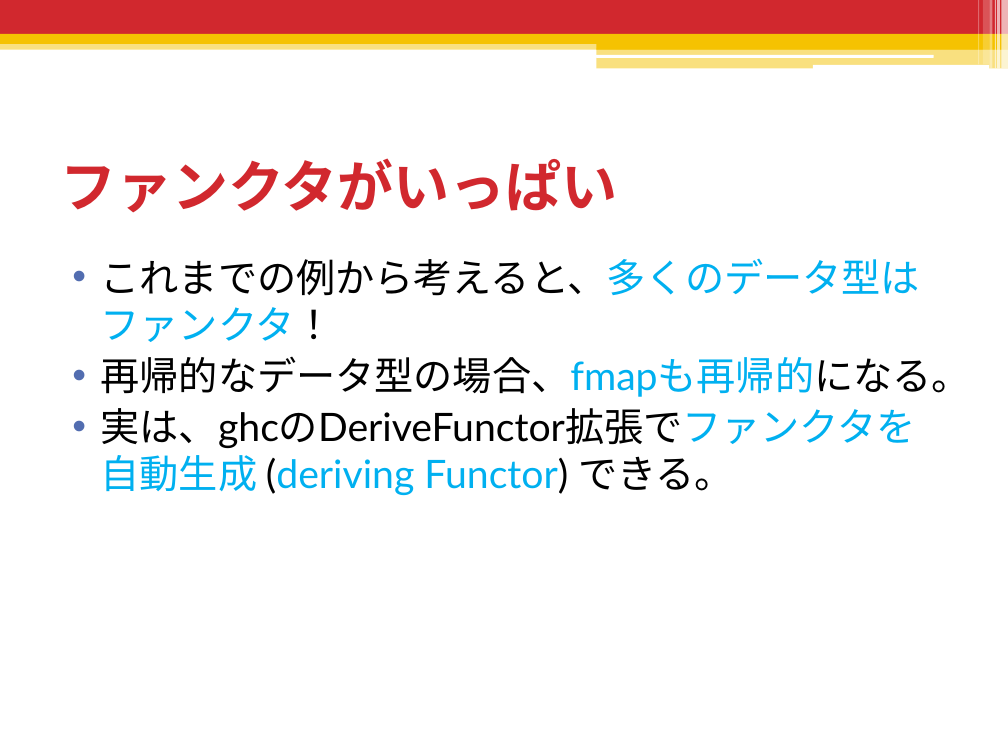
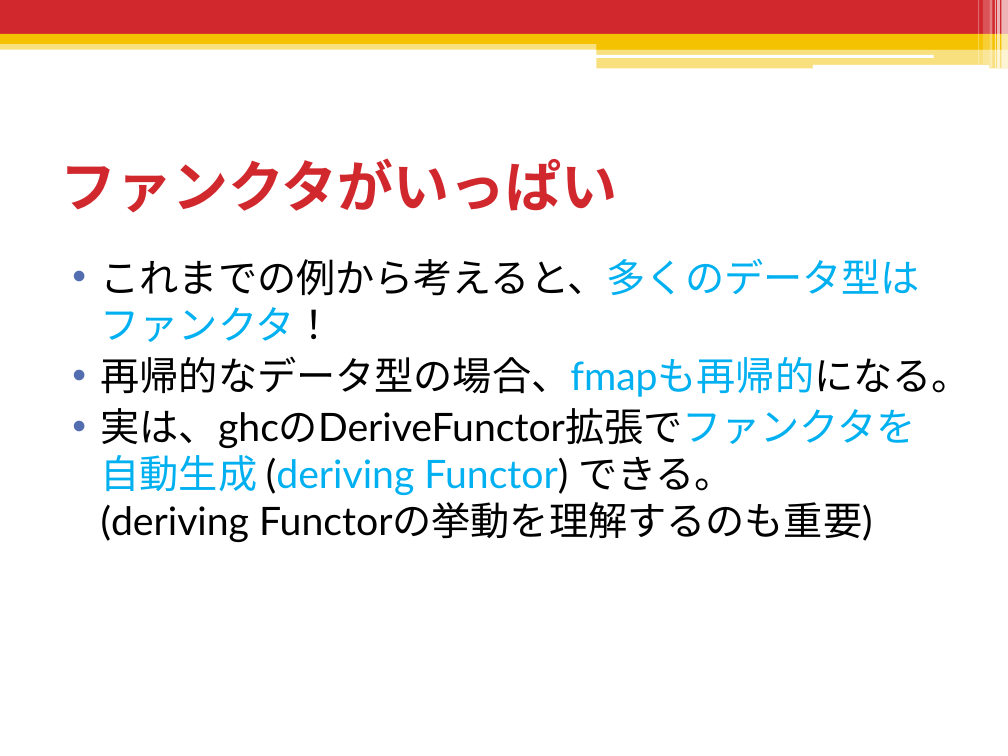
Before and after one commit to shiatsumat/HaskellLecture, a slide deck: slide 46 of 2_monad/slides/2_monad.pptx. Drawn at 1008x756 pixels with LibreOffice and Linux fonts; fonts in the diff are those of the drawing. Boxes give left, top, right and bottom in pixels: in the first picture for what was removed or moved away, otherwise in the second. Text is boxed around its words. In the diff, an @@ line names an element or a change of style, - is before the commit and + after.

```diff
--- a/2_monad/slides/2_monad.pptx
+++ b/2_monad/slides/2_monad.pptx
@@ text at (101,408,916,542): text changed @@
-• 実は、ghcのDeriveFunctor拡張でファンクタを自動生成 (deriving Functor) できる。
+• 実は、ghcのDeriveFunctor拡張でファンクタを自動生成 (deriving Functor) できる。
+  (deriving Functorの挙動を理解するのも重要)
```
Also in this commit, not shown: 3 other slides changed, 7 slides added, 1 other file.
